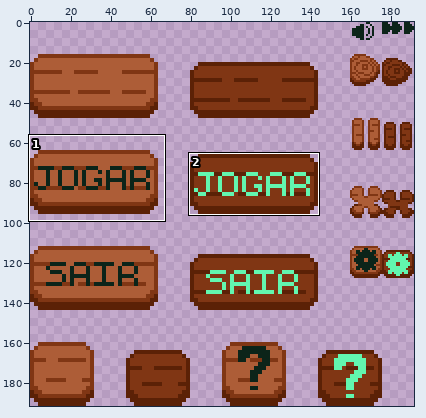
File history of a pixel-art file, Aseprite/UI/Buttons.aseprite. Above, an overview of the earlier version with the close-up marked.
Close-up. Before the commit:
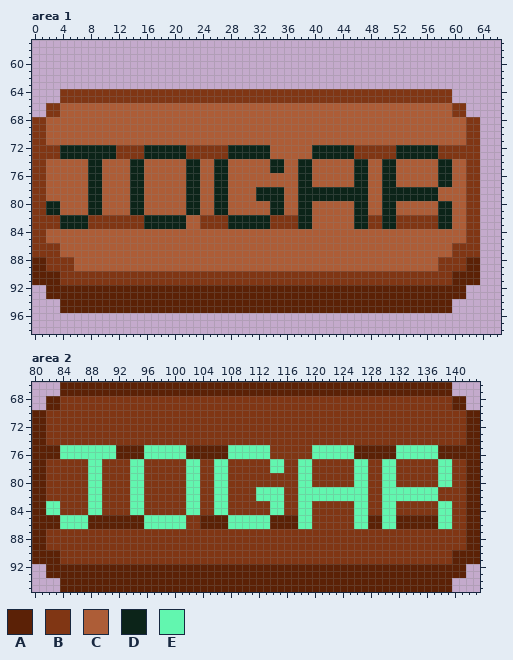
192x192 pixels, 1 frame. Shown: area 1: x 0..66, y 57..98; area 2: x 80..143, y 66..95. The commit also changed other parts of the picture, which this record leaves out.
Palette (. is transparent): A #5b2106  B #803614  C #ad5d37  D #0c2419  E #62f6af
The result:
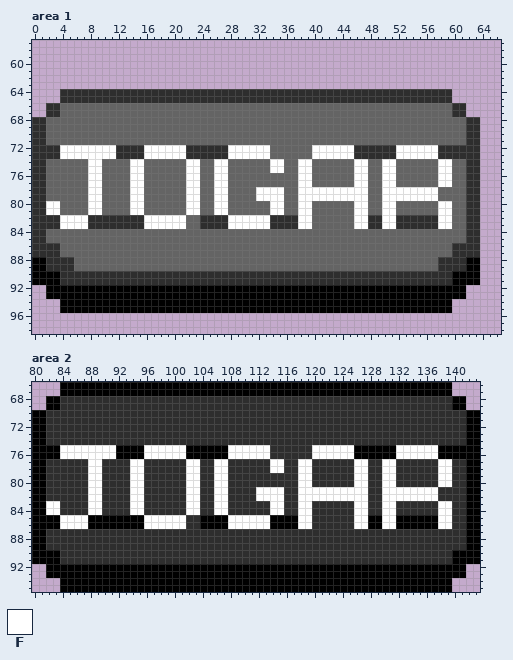
Colours new in this view: F #ffffff
Difference:
Colour A changes from #5b2106 to #000000.
Colour B changes from #803614 to #2e2e2e.
Colour C changes from #ad5d37 to #646464.
Area 1:
The edit turns colour D into colour F in rows 72 to 73 at x 4 to 11, 16 to 21, 28 to 33, 40 to 45 and 52 to 57; in rows 74 to 75 at x 8 to 9, 14 to 15, 22 to 23, 26 to 27, 34 to 35, 38 to 39, 46 to 47, 50 to 51 and 58 to 59; in rows 76 to 77 at x 8 to 9, 14 to 15, 22 to 23, 26 to 27, 38 to 39, 46 to 47, 50 to 51 and 58 to 59; in rows 78 to 79 at x 8 to 9, 14 to 15, 22 to 23, 26 to 27, 32 to 35, 38 to 47 and 50 to 57; in rows 80 to 81 at x 2 to 3, 8 to 9, 14 to 15, 22 to 23, 26 to 27, 34 to 35, 38 to 39, 46 to 47, 50 to 51 and 58 to 59; in rows 82 to 83 at x 4 to 7, 16 to 21, 28 to 33, 38 to 39, 46 to 47, 50 to 51 and 58 to 59.
Area 2:
The edit turns colour E into colour F in rows 75 to 76 at x 84 to 91, 96 to 101, 108 to 113, 120 to 125 and 132 to 137; in rows 77 to 78 at x 88 to 89, 94 to 95, 102 to 103, 106 to 107, 114 to 115, 118 to 119, 126 to 127, 130 to 131 and 138 to 139; in rows 79 to 80 at x 88 to 89, 94 to 95, 102 to 103, 106 to 107, 118 to 119, 126 to 127, 130 to 131 and 138 to 139; in rows 81 to 82 at x 88 to 89, 94 to 95, 102 to 103, 106 to 107, 112 to 115, 118 to 127 and 130 to 137; in rows 83 to 84 at x 82 to 83, 88 to 89, 94 to 95, 102 to 103, 106 to 107, 114 to 115, 118 to 119, 126 to 127, 130 to 131 and 138 to 139; in rows 85 to 86 at x 84 to 87, 96 to 101, 108 to 113, 118 to 119, 126 to 127, 130 to 131 and 138 to 139.
Boxes around the changes in both close-ups, in picture pixels (x1, y1, x2, y2):
changed: (32, 89, 480, 313)
changed: (32, 382, 480, 592)
